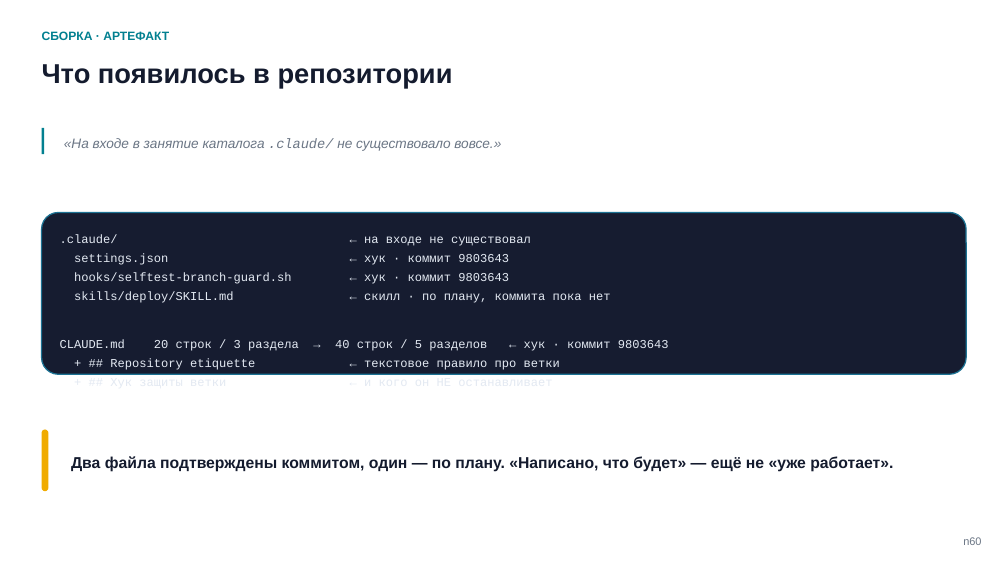
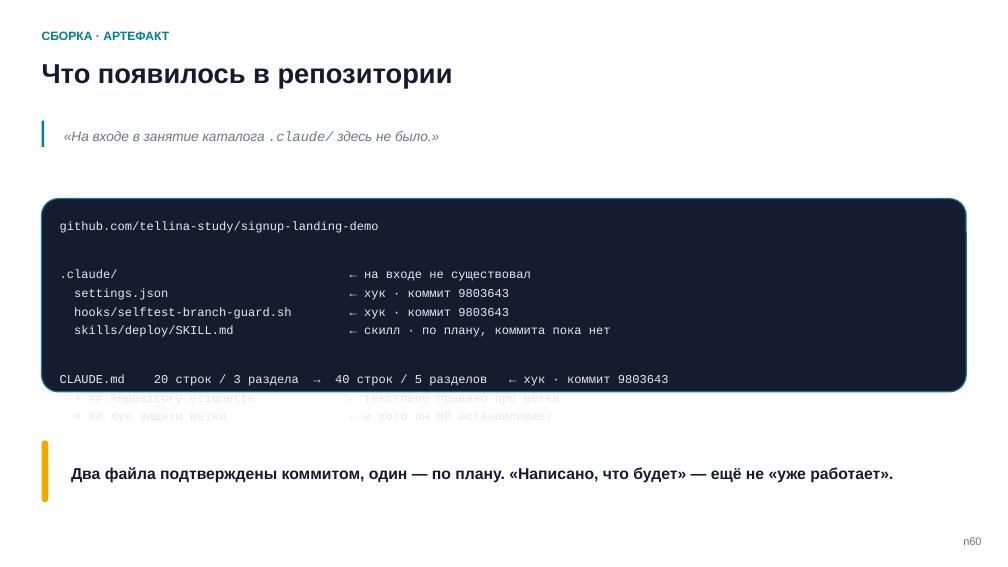
Before and after one commit to tellina-study/AI-usage-lessons, a slide deck: slide 60 of library/seminars/sem-05/rendered/sem-05-n.pptx. Drawn at 1008x567 pixels with LibreOffice and Linux fonts; fonts in the diff are those of the drawing. Boxes give left, top, right and bottom in pixels: in the first picture for what was removed or moved away, otherwise in the second. Text is boxed around its words. In the diff, an @@ line names an element or a change of style, - is before the commit and + after.

```diff
--- a/library/seminars/sem-05/rendered/sem-05-n.pptx
+++ b/library/seminars/sem-05/rendered/sem-05-n.pptx
@@ rectangle: place and size @@
-rectangle at (42, 128, 45, 154)
+rectangle at (42, 121, 45, 147)
@@ text at (64, 131, 439, 141): text changed @@
-«На входе в занятие каталога .claude/ не существовало вовсе.»
+«На входе в занятие каталога .claude/ здесь не было.»
@@ rounded rectangle: place and size @@
-rounded rectangle at (42, 212, 966, 374)
+rounded rectangle at (42, 199, 966, 392)
@@ rounded rectangle at (42, 199, 966, 392): proportions changed @@
@@ text at (60, 221, 379, 233): paragraph added @@
+github.com/tellina-study/signup-landing-demo
@@ text "github.com/tellina-study/signup-landing-demo": place and size @@
-text "github.com/tellina-study/signup-landing-demo" at (60, 235, 669, 370)
+text "github.com/tellina-study/signup-landing-demo" at (60, 221, 669, 406)
@@ rounded rectangle: place and size @@
-rounded rectangle at (42, 430, 48, 492)
+rounded rectangle at (42, 441, 48, 503)
@@ text "Два файла подтверждены коммитом, один ...": place and size @@
-text "Два файла подтверждены коммитом, один ..." at (71, 456, 893, 472)
+text "Два файла подтверждены коммитом, один ..." at (71, 467, 893, 483)
```
Also in this commit, not shown: 5 other slides changed, 13 other files.
